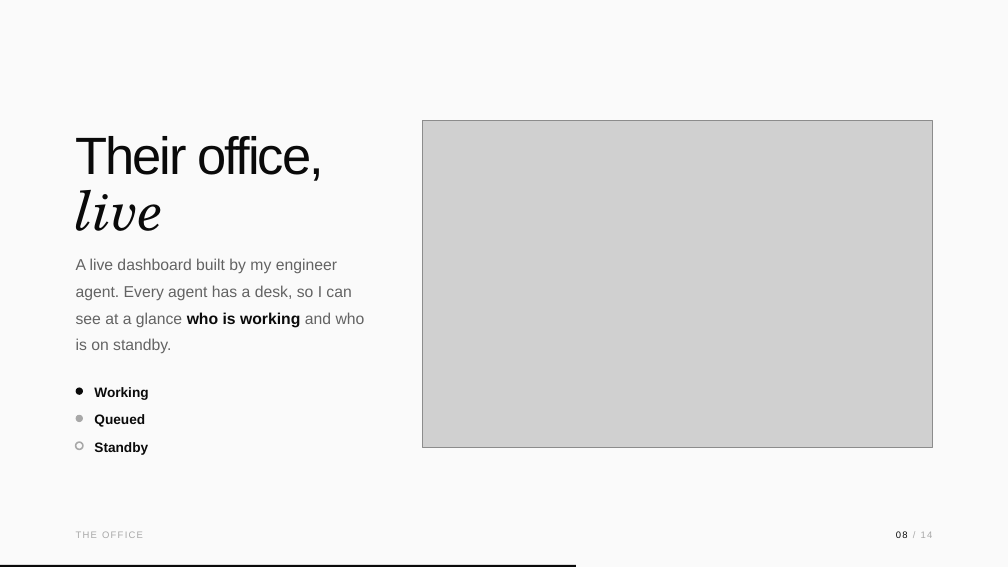
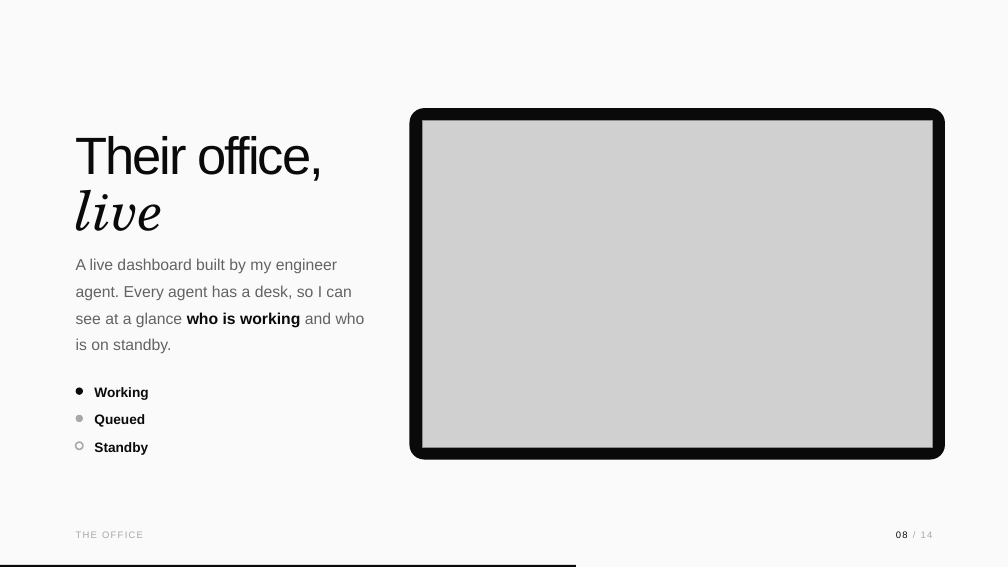
Before and after one commit to christbri/presentation, a slide deck: slide 8 of pptx/AI-Agents.pptx. Drawn at 1008x567 pixels with LibreOffice and Linux fonts; fonts in the diff are those of the drawing; grey boxes stand for pictures. Boxes give left, top, right and bottom in pixels: in the first picture for what was removed or moved away, otherwise in the second. Text is boxed around its words. In the diff, an @@ line names an element or a change of style, - is before the commit and + after.

```diff
--- a/pptx/AI-Agents.pptx
+++ b/pptx/AI-Agents.pptx
@@ rounded rectangle added at [410, 108, 945, 460], fill #0A0A0A @@
```
Also in this commit, not shown: 10 other slides changed, 8 other files.
